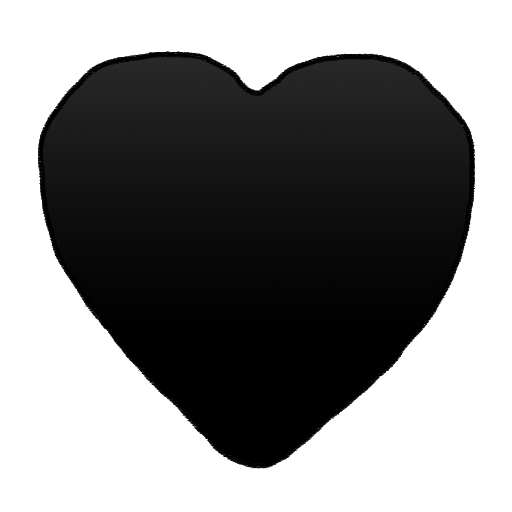
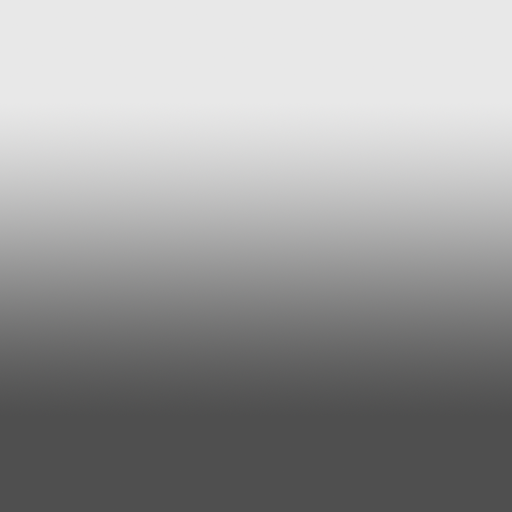
Layered file, before and after one edit (512 × 512). Changes by layer:
added layer "Layer 8" above "Group 1" over [left=0, top=0, right=512, bottom=512]
